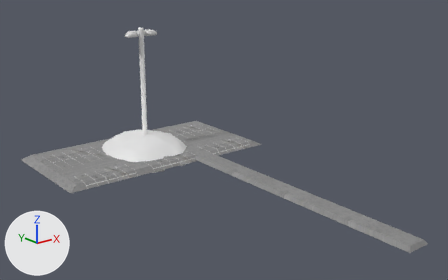
The FBX model Assets/Models/RoomGrayboxes/ParkingLot/parkingLot.fbx: old version first, new version second.
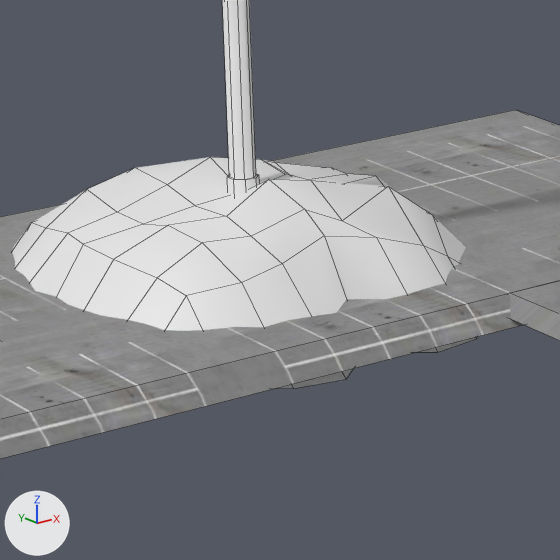
Each version is shown whole from a 50 mm lens placed at (-6.25, -10.35, 3.9), pointed at (0.03, -2.51, 0.77), then close up on the part from 22% to 46% of the width and 36% to 73% of the height. The lights are fixed; the arrows at lower left show +X, +Y and +Z. The close-ups show mesh edges as thin lines.

Objects in the first close-up: 'Lamppost', 'ParkingLotFlat', 'Road', 'SnowBank'.
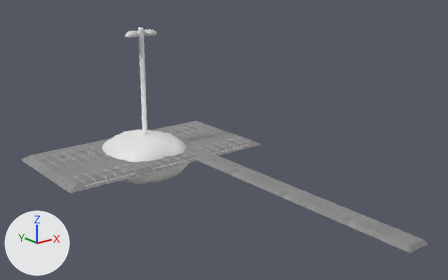
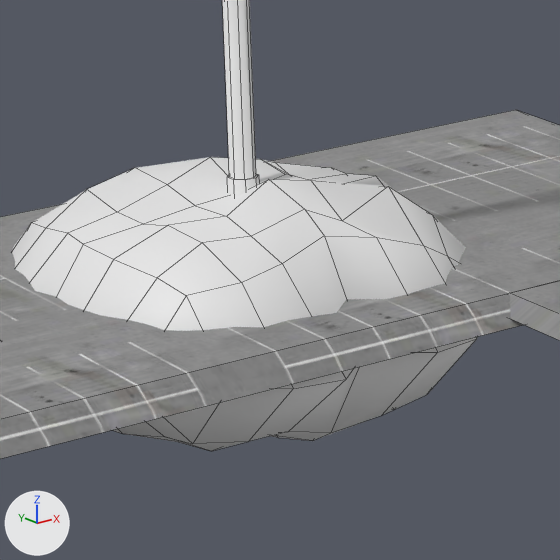
Commit message: Snow bank is now watertight

Location of each change, (x1, y1, x2, y2) in pixels of the close-ups (560 x 560 px):
'SnowBank', reshaped (27% taller)
    before: (12, 157, 477, 389)
    after: (12, 157, 477, 451)
part 1 of me_plane_055, added
    after: (113, 339, 476, 451)

The change, as a list of edits to the scene's bpy script:
```text
Change me_plane_055:
    used by ob_snowbank; location = (0.0, 0.0, 0.0)
    remove me_plane_055.from_pydata(...)  # 81 vertices, 64 faces; spans x -0.99..0.98, y -0.99..0.96, z -0.17..0.34
    add me_plane_055.from_pydata(...)  # 130 vertices, 128 faces; spans x -0.99..0.98, y -0.99..0.96, z -0.69..0.34
    me_plane_055 part 1
    49 vertices are added at x -0.69..0.63, y -0.65..0.68, z -0.69..-0.39
    64 new faces join them
```
